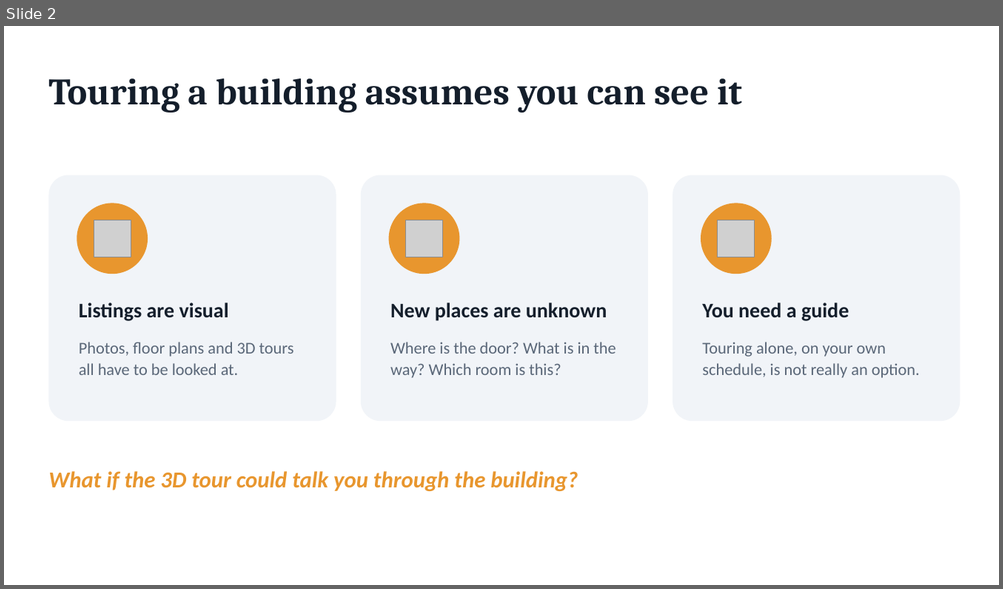
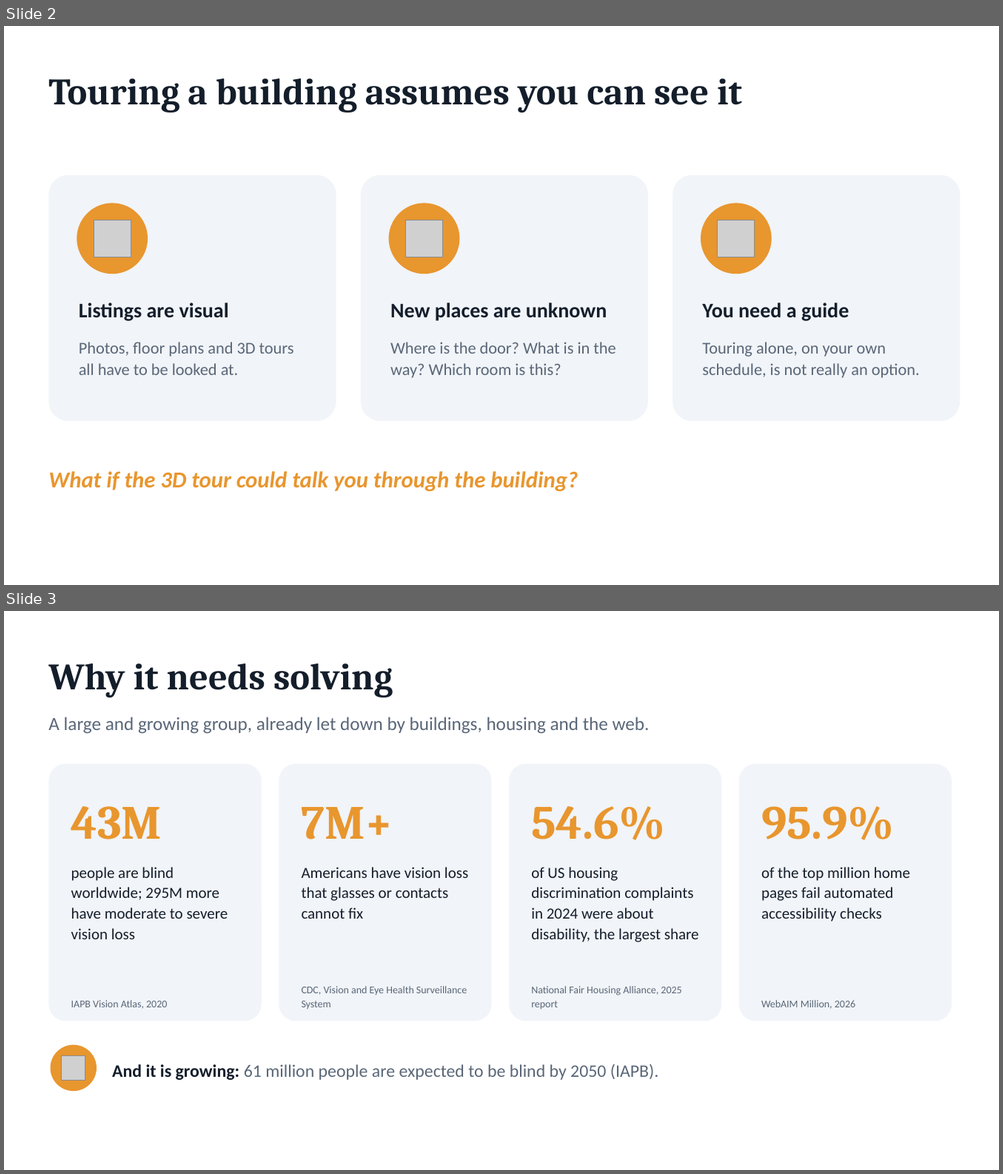
Before and after one commit to epicgdog/blindsight, a slide deck: slides/blindsight.pptx. Shown one above the other, each under a label of ours: slide 2 before the commit, slides 2 and 3 after it. The pictures are 1003x589 and 1003x1174 pixels, drawn with LibreOffice and Linux fonts; fonts in the diff are those of the drawing; grey boxes stand for pictures. Boxes give left, top, right and bottom in pixels: in the first picture for what was removed or moved away, otherwise in the second. Text is boxed around its words. In the diff, an @@ line names an element or a change of style, - is before the commit and + after.

Commit message:
slides: track slides for Healthcare, CoStar, Amazon, Gemini and Peri

```diff
--- a/slides/blindsight.pptx
+++ b/slides/blindsight.pptx
@@ slide 3 added at <box>4,611,999,1170</box>, background #FFFFFF @@
@@ text added at <box>48,664,392,698</box>, 36 pt, text #141E2B, bold @@
+Why it needs solving
@@ text added at <box>48,717,649,734</box>, 18 pt, text #5A6778 @@
+A large and growing group, already let down by buildings, housing and the web.
@@ rounded rectangle added at <box>48,764,262,1022</box>, fill #F1F4F8 @@
@@ rounded rectangle added at <box>279,764,491,1022</box>, fill #F1F4F8 @@
@@ rounded rectangle added at <box>509,764,722,1022</box>, fill #F1F4F8 @@
@@ rounded rectangle added at <box>739,764,951,1022</box>, fill #F1F4F8 @@
@@ text added at <box>71,806,162,840</box>, 46 pt, text #E8962E, bold @@
+43M
@@ text added at <box>301,807,393,840</box>, 46 pt, text #E8962E, bold @@
+7M+
@@ text added at <box>531,806,665,840</box>, 46 pt, text #E8962E, bold @@
+54.6%
@@ text added at <box>761,806,894,840</box>, 46 pt, text #E8962E, bold @@
+95.9%
@@ text added at <box>71,867,228,940</box>, 15 pt, text #141E2B @@
+people are blind worldwide; 295M more have moderate to severe vision loss
@@ text added at <box>301,867,468,919</box>, 15 pt, text #141E2B @@
+Americans have vision loss that glasses or contacts cannot fix
@@ text added at <box>531,867,699,943</box>, 15 pt, text #141E2B @@
+of US housing discrimination complaints in 2024 were about disability, the largest share
@@ text added at <box>761,867,910,922</box>, 15 pt, text #141E2B @@
+of the top million home pages fail automated accessibility checks
@@ text added at <box>301,986,466,1009</box>, 10 pt, text #5A6778 @@
+CDC, Vision and Eye Health Surveillance System
@@ text added at <box>531,986,681,1009</box>, 10 pt, text #5A6778 @@
+National Fair Housing Alliance, 2025 report
@@ text added at <box>71,1000,167,1009</box>, 10 pt, text #5A6778 @@
+IAPB Vision Atlas, 2020
@@ text added at <box>761,1000,855,1009</box>, 10 pt, text #5A6778 @@
+WebAIM Million, 2026
@@ ellipse added at <box>51,1045,96,1091</box>, fill #E8962E @@
@@ picture added at <box>62,1056,85,1080</box> @@
@@ text added at <box>112,1065,658,1080</box>, 17 pt, text #5A6778 @@
+And it is growing: 61 million people are expected to be blind by 2050 (IAPB).
```
Also in this commit, not shown: 3 slides changed, 4 other slides added, 15 other files.
